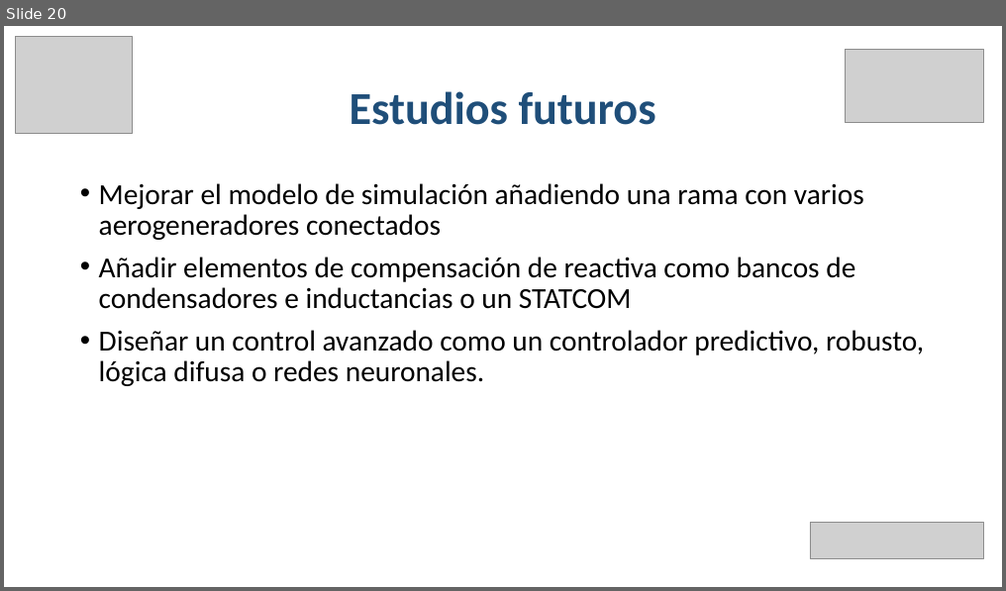
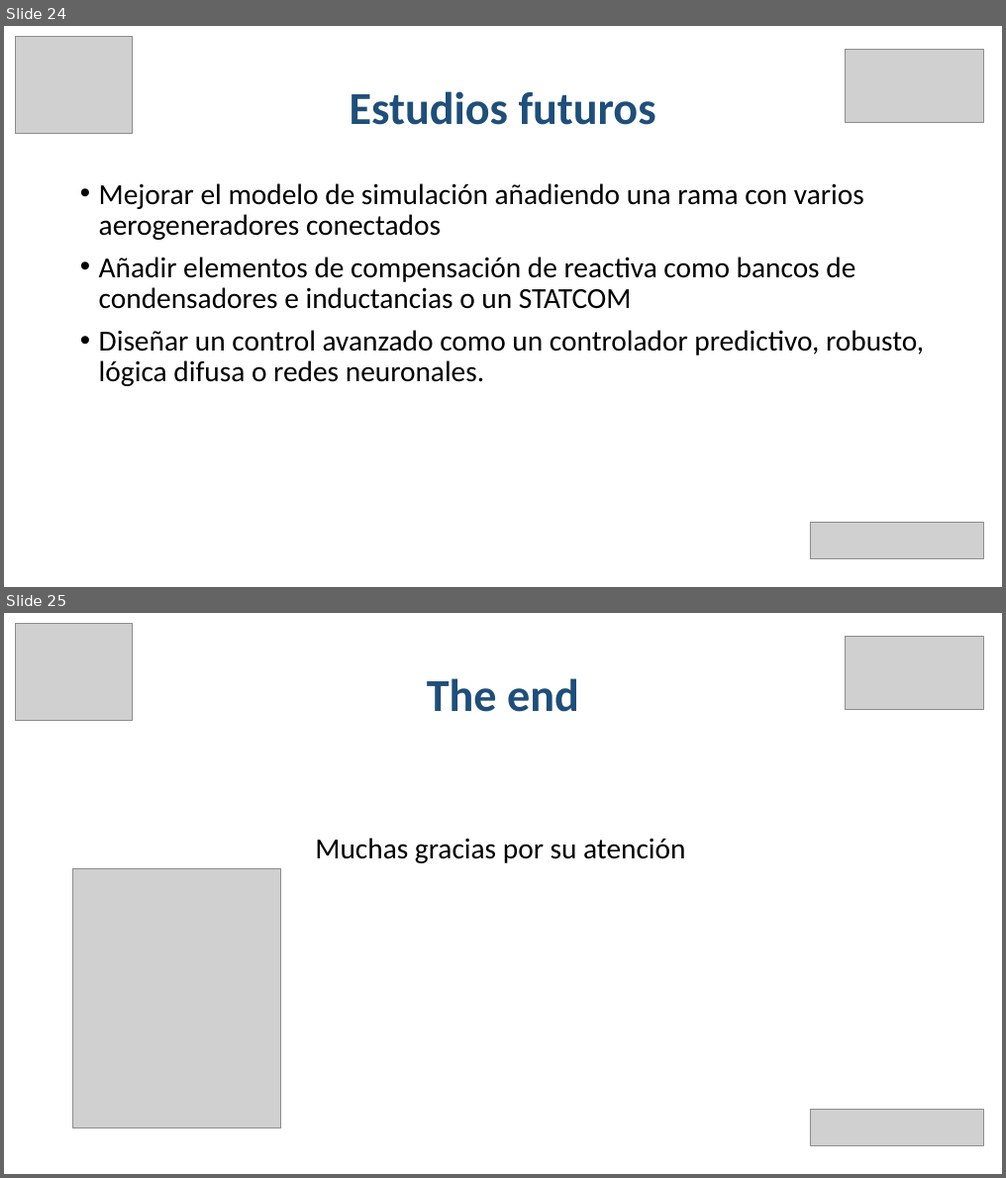
Before and after one commit to EmilioLdelaFuente/tfg, a slide deck: tfgPP.pptx. Shown one above the other, each under a label of ours: slide 20 before the commit, slides 24 and 25 after it. The pictures are 1006x591 and 1006x1178 pixels, drawn with LibreOffice and Linux fonts; fonts in the diff are those of the drawing; grey boxes stand for pictures. Boxes give left, top, right and bottom in pixels: in the first picture for what was removed or moved away, otherwise in the second. Text is boxed around its words. In the diff, an @@ line names an element or a change of style, - is before the commit and + after.

```diff
--- a/tfgPP.pptx
+++ b/tfgPP.pptx
@@ slide 25 added at (x1=4, y1=613, x2=1002, y2=1174), background #FFFFFF @@
@@ picture added at (x1=16, y1=624, x2=132, y2=720) @@
@@ picture added at (x1=845, y1=636, x2=983, y2=710) @@
@@ title added at (x1=427, y1=678, x2=579, y2=712), 44 pt, text #1F4E79, bold @@
+The end
@@ text added at (x1=315, y1=838, x2=685, y2=863), 28 pt, text #000000 @@
+Muchas gracias por su atención
@@ picture added at (x1=73, y1=869, x2=281, y2=1128) @@
@@ picture added at (x1=810, y1=1109, x2=984, y2=1146) @@
@@ what was slide 20 is now slide 24 @@
```
Also in this commit, not shown: 10 slides changed, 4 other slides added.
